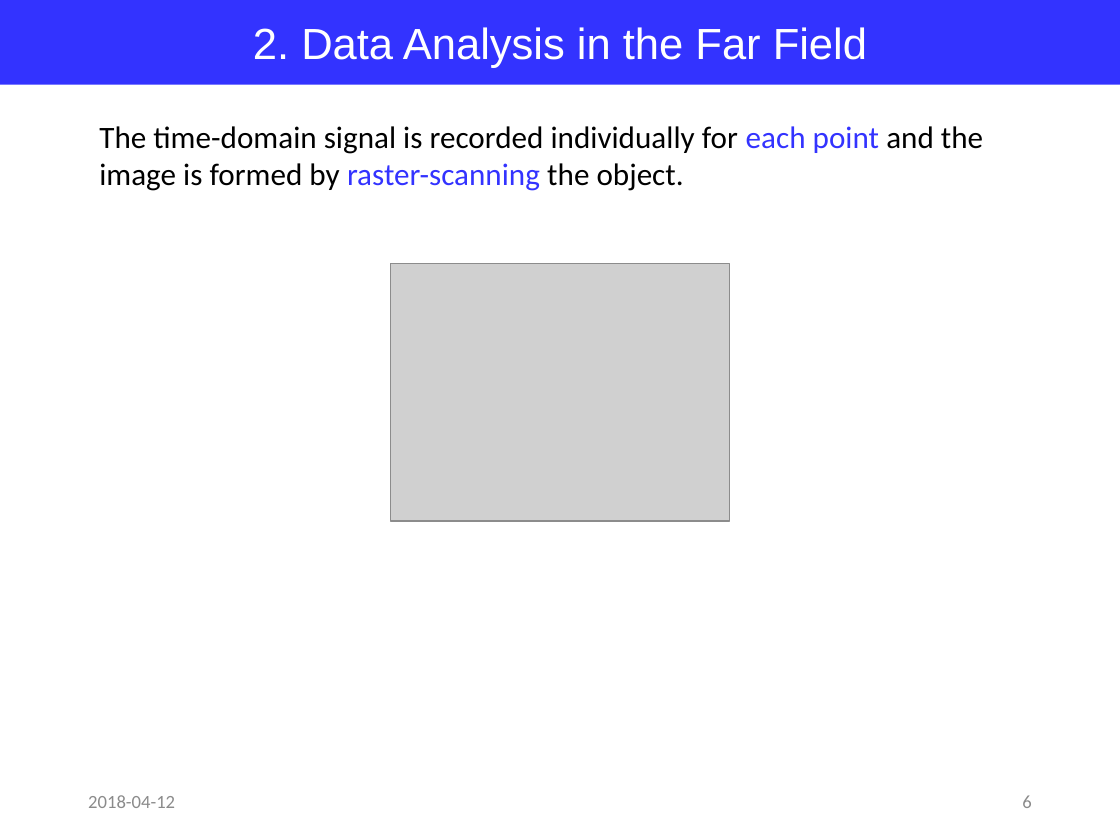
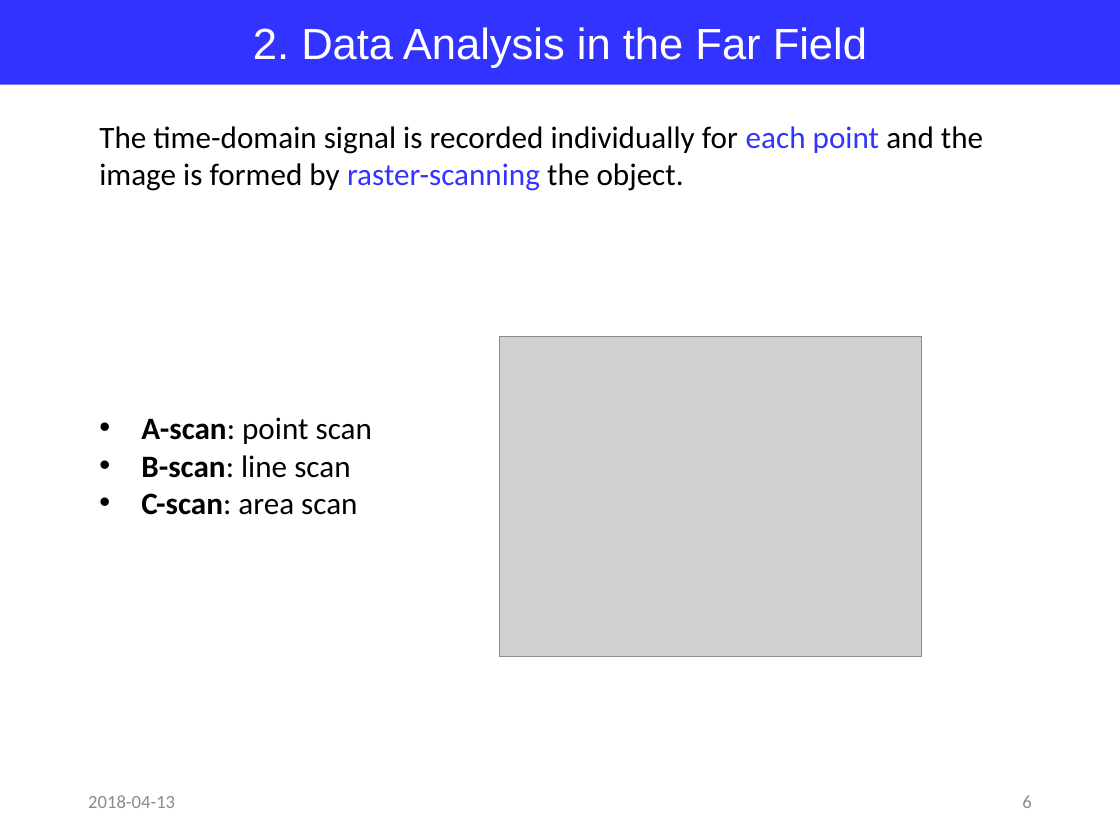
Before and after one commit to jglee96/NBTP_Lab, a slide deck: slide 6 of Terahertz Metrology/Ch7/Terahertz Metrology_Ch7.pptx. Drawn at 1120x840 pixels with LibreOffice and Linux fonts; fonts in the diff are those of the drawing; grey boxes stand for pictures. Boxes give left, top, right and bottom in pixels: in the first picture for what was removed or moved away, otherwise in the second. Text is boxed around its words. In the diff, an @@ line names an element or a change of style, - is before the commit and + after.

```diff
--- a/Terahertz Metrology/Ch7/Terahertz Metrology_Ch7.pptx
+++ b/Terahertz Metrology/Ch7/Terahertz Metrology_Ch7.pptx
@@ picture: place and size @@
-picture at <box>391,263,730,521</box>
+picture at <box>500,336,922,656</box>
@@ text added at <box>141,417,372,515</box>, 20 pt, text #000000 @@
+• A-scan: point scan
+• B-scan: line scan
+• C-scan: area scan
@@ text at <box>88,795,175,808</box>: text changed @@
-2018-04-12
+2018-04-13
```
Also in this commit, not shown: 8 other slides changed, 6 slides added, 1 slide removed.
